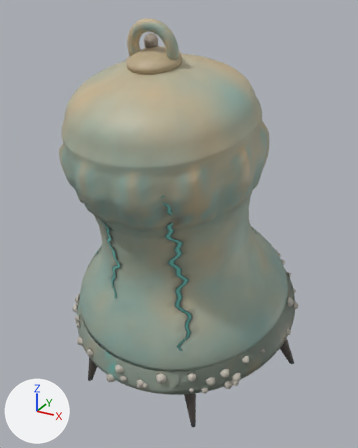
What one commit did to the glTF model assets/creatures/drownbell/drownbell.glb.
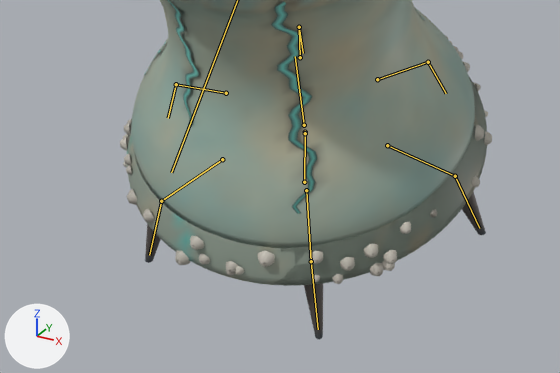
Each version is shown whole from a 50 mm camera at (1.64, -3.08, 2.53) aimed at (0.01, -0.12, 1.05), then close up on the part from 0% to 95% of the width and 49% to 100% of the height. Lighting does not change. The marker at lower left points along +X, +Y and +Z. The first two pictures are the older version. Both versions are drawn at frame 24 of the action 'cast'; the numbers are the values there. The bones that change, and the others that lie on the model, are drawn over the model as lines in the close-ups.

Names of what the first close-up shows: 'Rim', 'RimBroken', 'drownbell'.
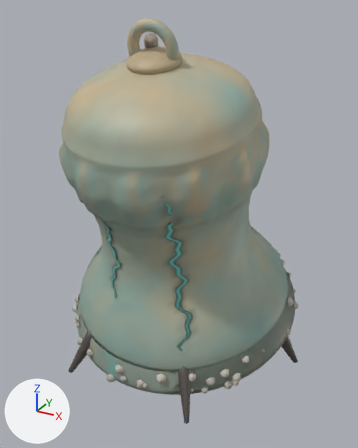
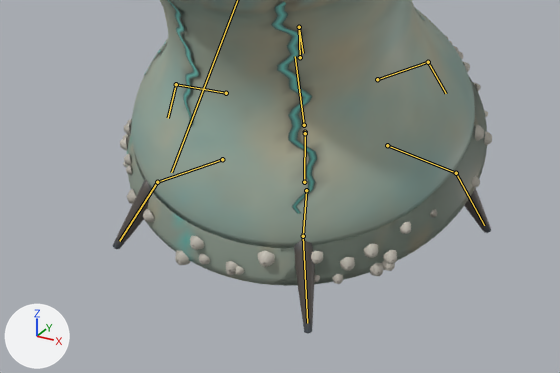
Boxes [x1, y1, x2, y2] around the edits, measured in the close-ups (560 x 373 px):
'drownbell', posed
    before: [131, 0, 486, 339]
    after: [113, 0, 491, 334]
bone 'leg0_a', root to tip
    before: (306, 190) to (311, 261)
    after: (306, 190) to (303, 236)
bone 'leg1_a', root to tip
    before: (387, 145) to (455, 176)
    after: (387, 145) to (456, 173)
bone 'leg5_a', root to tip
    before: (222, 159) to (161, 201)
    after: (222, 159) to (157, 182)

What changed in the scene script:
```text
Change bone_leg0_a:
    where bone_leg0_a = bpy.data.objects['Armature'].pose.bones['leg0_a']  # child of 'mass'
    bone_leg0_a.rotation_quaternion: (1.0, 0.0, 0.0, 0.0) -> (0.97, 0.177, 0.004, -0.167)  # degrees (0, 0, 0) -> degrees (20, 4, -19)
Change bone_leg1_a:
    where bone_leg1_a = bpy.data.objects['Armature'].pose.bones['leg1_a']  # child of 'mass'
    bone_leg1_a.rotation_quaternion: (1.0, 0.0, 0.0, 0.0) -> (0.999, 0.033, 0.0, -0.006)  # degrees (0, 0, 0) -> degrees (4, 0, -1)
Change bone_leg5_a:
    where bone_leg5_a = bpy.data.objects['Armature'].pose.bones['leg5_a']  # child of 'mass'
    bone_leg5_a.rotation_quaternion: (1.0, 0.0, 0.0, 0.0) -> (0.978, 0.155, -0.003, 0.142)  # degrees (0, 0, 0) -> degrees (18, -3, 16)
```
